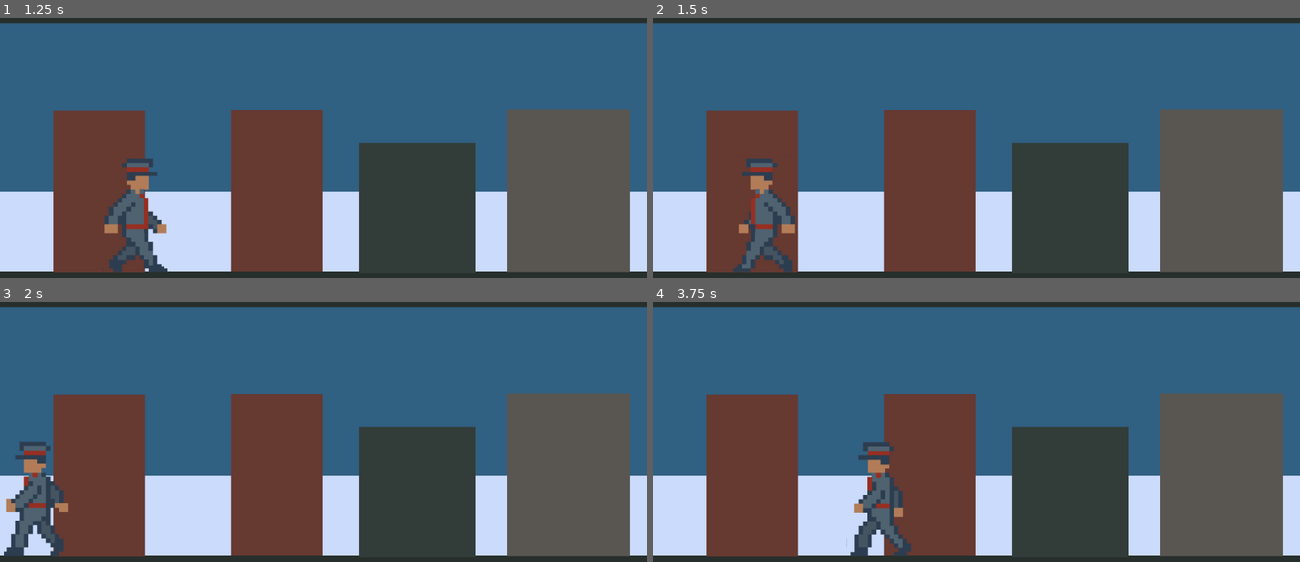
Above: before the commit, frames 1-4 (two rows, left to right).
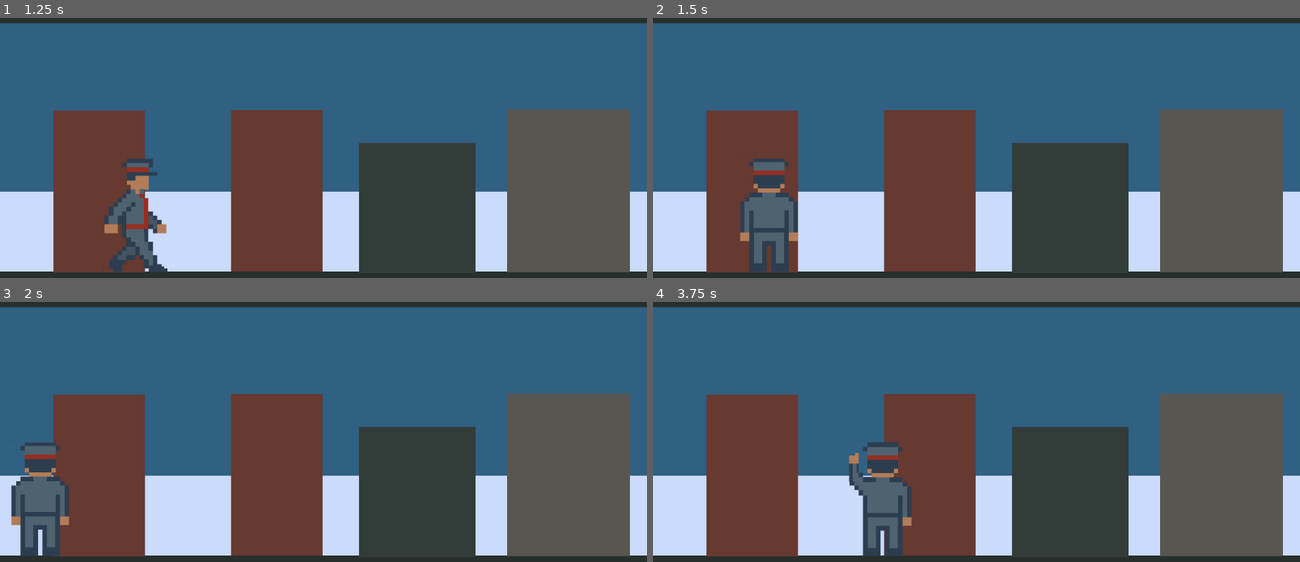
Above: after the commit, the same moments.

Repository: JoshuaWe1t/protocol-41
Game: Godot game, scene res://src/levels/sand_box/sand_box.tscn
Same seed, same stepped clock (60 frames per second), same inputs: the game is played once before the commit and once after it.
Inputs:
- Up to frame 1 (1.25 s): tap Enter at 0.5 s; hold D (forward) from 0.53 s (still down); tap E (interact) at 0.6 s
- Up to frame 2 (1.5 s): release D (forward) at 1.28 s; hold A (backward) from 1.28 s (still down); tap E (interact) at 1.35 s
- Up to frame 3 (2 s): keep holding A (backward)
- Up to frame 4 (3.75 s): release A (backward) at 2.03 s; hold D (forward) 2.03-3.53 s; tap E (interact) at 2.1, 2.85, 3.6 s; hold A (backward) from 3.53 s (still down)

Frame 1 is identical in both runs. In frame 2, 2.2% of the frame differs, in the area x 12-23%, y 54-98%; in frame 3, 2.3%, in the area x 0-11%, y 53-98%; in frame 4, 2.3%.

Commit message:
chore(player): Добавь обновление анимации и получение сигналов дверей
-- Добавлена анмация стука в дверь
-- Добавлена проверка на процесс стучания
-- Добавлены сигналы для отслеживания области двери
-- Добавлены функции/переменные для обработки событий, связанные с дверями

Diff:
--- a/src/gameplay/player/player.gd
+++ b/src/gameplay/player/player.gd
@@ -22,6 +22,9 @@
 var is_frozen: bool = false
 # Запоминаем нормальный масштаб игрока (обычно это 1, 1)
 var normal_scale: Vector2 = Vector2(1.0, 1.0)
+var current_apartment: int
+var at_door: bool = false
+var is_knocking: bool = false
 
 
 func _ready() -> void:
@@ -43,6 +46,9 @@
 	# Подписываемся на новые сигналы камеры
 	Events.camera_transition_started.connect(_on_camera_started)
 	Events.camera_transition_finished.connect(_on_camera_finished)
+	#
+	Events.player_entered_apartment.connect(_on_entered_apartment)
+	Events.player_exited_apartment.connect(_on_exited_apartment)
 
 
 func _physics_process(_delta: float) -> void:
@@ -54,16 +60,19 @@
 		anim_player.play("idle")
 		move_and_slide()
 		return
+	elif is_frozen and at_door:
+		velocity = Vector2.ZERO
+
 
 	if direction:
 		velocity.x = direction * SPEED
-		anim_player.play("walk")
-
-		# Разворачиваем спрайт влево или вправо в зависимости от направления движения
+		if not is_knocking: # <--- Добавили проверку
+			anim_player.play("walk")
 		sprite.flip_h = (direction < 0)
 	else:
 		velocity.x = move_toward(velocity.x, 0, SPEED)
-		anim_player.play("idle") # <--- Если никуда не идет, включаем покой
+		if not is_knocking: # <--- Добавили проверку
+			anim_player.play("idle")
 
 	# Обработка движения ВВЕРХ
 	if Input.is_action_just_pressed("go_up"):
@@ -93,6 +102,18 @@
 			show_dialogue("Лифт застрял и больше не работает")
 		elif at_lift:
 			show_dialogue("Лифт сейчас на третьем этаже")
+
+
+	if Input.is_action_just_pressed("interact"):
+		print("Interact")
+		if at_door and not is_knocking: # <--- Проверяем, что уже не стучим
+			is_knocking = true          # Включаем блокировку анимаций
+			anim_player.play("knock")   # Запускаем стук
+
+			# Ждем завершения именно этой анимации
+			await anim_player.animation_finished
+
+			is_knocking = false         # Снимаем блокировку
 
 	move_and_slide()
 
@@ -152,3 +173,13 @@
 	can_use_lift = false
 	is_lift_broken = true
 	print("Lift is broken: ", is_lift_broken)
+
+
+func _on_entered_apartment(apartment_number: int) -> void:
+	current_apartment = apartment_number
+	at_door = true
+	print("Вход в зону кв ", apartment_number, " | at_door: ", at_door)
+
+func _on_exited_apartment() -> void:
+	at_door = false
+	print("Выход из зоны кв | at_door: ", at_door)
--- a/src/gameplay/player/player.tscn
+++ b/src/gameplay/player/player.tscn
@@ -54,10 +54,26 @@
 "values": [0, 1, 2, 3, 4]
 }
 
+[sub_resource type="Animation" id="Animation_d3trc"]
+resource_name = "knock"
+tracks/0/type = "value"
+tracks/0/imported = false
+tracks/0/enabled = true
+tracks/0/path = NodePath("Sprite2D:frame")
+tracks/0/interp = 1
+tracks/0/loop_wrap = true
+tracks/0/keys = {
+"times": PackedFloat32Array(0.03333336, 0.26666668, 0.5, 0.76666665),
+"transitions": PackedFloat32Array(1, 1, 1, 1),
+"update": 1,
+"values": [6, 7, 6, 7]
+}
+
 [sub_resource type="AnimationLibrary" id="AnimationLibrary_rdc6l"]
 _data = {
 &"RESET": SubResource("Animation_kjyqo"),
 &"idle": SubResource("Animation_dxsvo"),
+&"knock": SubResource("Animation_d3trc"),
 &"walk": SubResource("Animation_uia4o")
 }
 
@@ -72,9 +88,9 @@
 metadata/_edit_lock_ = true
 
 [node name="CollisionShape2D" type="CollisionShape2D" parent="."]
-visible = false
 position = Vector2(0, 1)
 shape = SubResource("RectangleShape2D_64h4j")
+debug_color = Color(0.7323606, 0.4388022, 0.4755234, 0.41960785)
 
 [node name="StateMachine" type="Node" parent="." node_paths=PackedStringArray("initial_state")]
 script = ExtResource("2_sjr3t")
Not shown: 1 places in src/gameplay/player/player.tscn that only renumber resources
